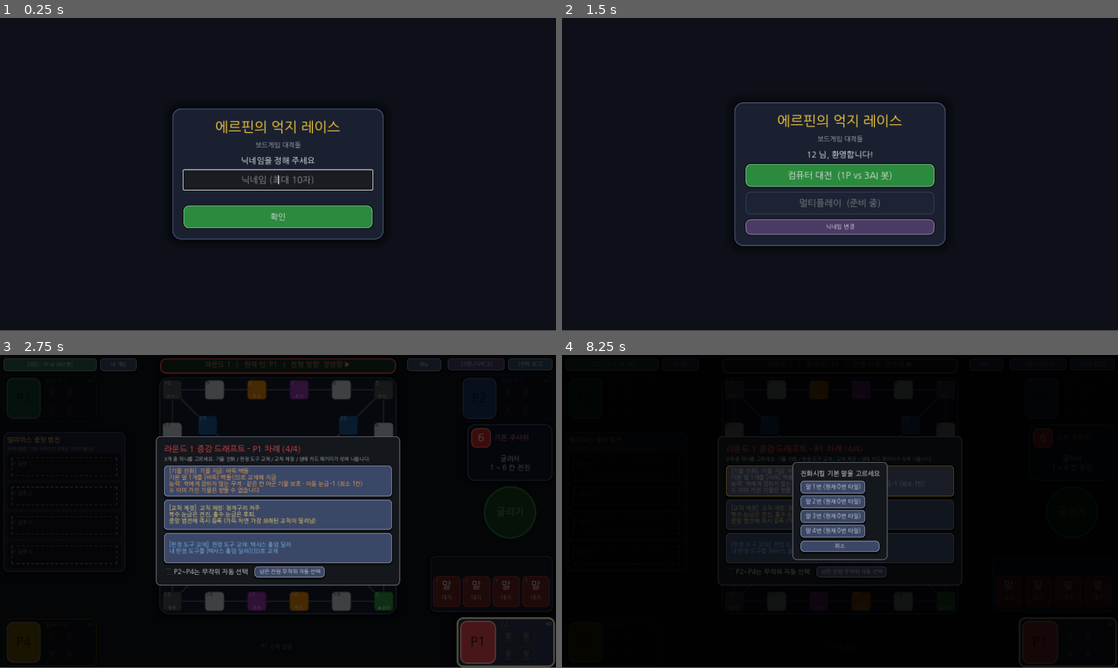
Above: before the commit, frames 1-4 (two rows, left to right).
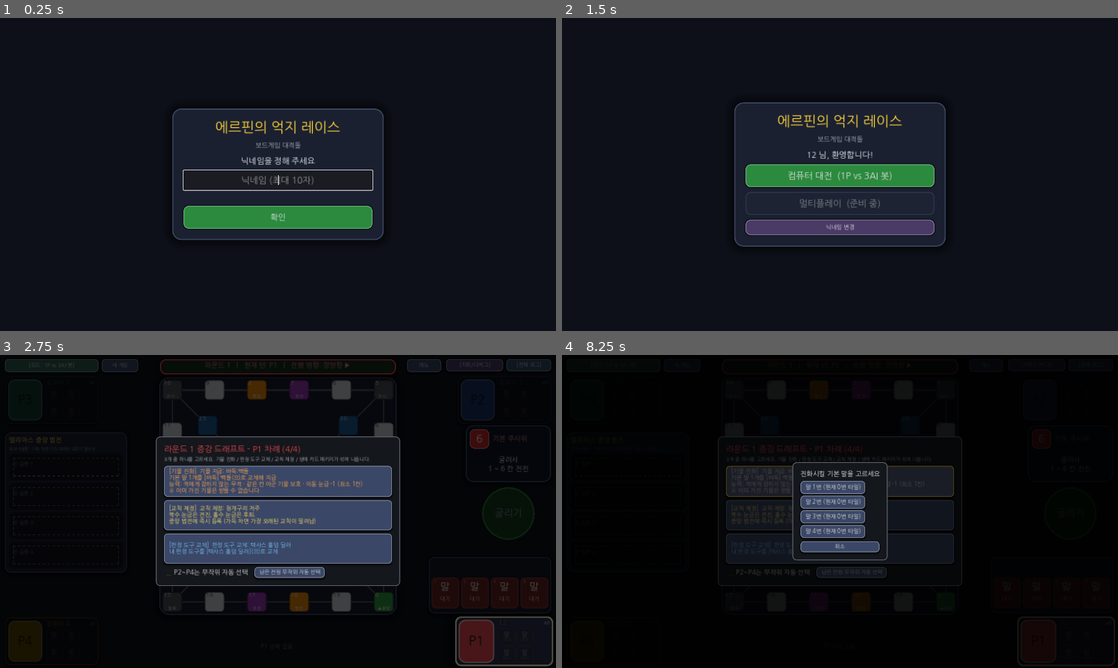
Above: after the commit, the same moments.

Repository: mayjohn66-cmd/TRG
Game: Godot game, scene res://scenes/start_menu.tscn
The game is run twice, just before and just after one commit, with the same random seed, the same clock (stepped at 60 frames per second) and the same inputs.
Inputs (mouse positions are in pixels of both pictures, inside the frame that each line leads up to):
- Up to frame 1 (0.25 s): no input
- Up to frame 2 (1.5 s): click (840, 180) at 0.52 s; type "12" at 0.6 s; click "확인" at 1.25 s
- Up to frame 3 (2.75 s): click "컴퓨터 대전 (1P vs 3AI 봇)" at 2 s
- Up to frame 4 (8.25 s): click "새 게임" at 2.75 s; click "새 게임" at 3.5 s; click "[모드: 1P vs 3AI 봇]" at 4.25 s; click "[모드: 1P vs 3AI 봇]" at 5 s; click "메뉴" at 5.75 s; click "[치트/디버그]" at 6.5 s; click "[전체 로그]" at 7.25 s; click "[기물 진화] 기물 지급: 바둑:백돌 기본 말 1개를…" at 8 s
In our replay, the window is 800x449 before the commit and 800x450 after it. These sizes can differ from the game's own. Grey fills any space a smaller window leaves; there, only what the larger window draws over its background counts as a difference.

The runs differ from the first frame. In frame 1, 0.9% of the frame differs, in the area x 31-69%, y 28-71%; in frame 2, 1.2%; in frame 3, 4.5%, in the area x 0-100%, y 1-100%; in frame 4, 1.0%.

Commit message:
화면 비율 대응: stretch expand, 좌/중/우 묶음 배치, 안전 여백 12px
Co-Authored-By: Claude Sonnet 5.5 <noreply@anthropic.com>
Claude-Session: https://claude.ai/code/session_01HvvTBBGdmqrXHkL2GAw3GJ

Diff:
--- a/project.godot
+++ b/project.godot
@@ -11,7 +11,7 @@
 window/size/viewport_width=1366
 window/size/viewport_height=768
 window/stretch/mode="canvas_items"
-window/stretch/aspect="keep"
+window/stretch/aspect="expand"
 window/handheld/orientation=0
 
 [gui]
--- a/scenes/main_board.gd
+++ b/scenes/main_board.gd
@@ -28,10 +28,10 @@
 const PAWN_SLOT_SIZE: float = 38.0
 ## 프로필 HUD 카드의 모서리 위치(코너 번호): 0 우하단(로컬 플레이어) / 1 우상단 / 2 좌상단 / 3 좌하단 (출발선 0번이 우하단이라 반시계 턴 순서와 같다).
 const CORNER_POSITIONS: Array[Vector2] = [
-	Vector2(1128, 648),
-	Vector2(1128, 48),
-	Vector2(8, 48),
-	Vector2(8, 648),
+	Vector2(1124, 644),
+	Vector2(1124, 52),
+	Vector2(12, 52),
+	Vector2(12, 644),
 ]
 ## 카드 독 안에서 카드가 놓이는 기준 y (호버 시 15px 솟아오른다).
 const DOCK_CARD_Y: float = 6.0
@@ -233,6 +233,17 @@
 var _bot: BotController = null
 var _mode_toggle: Button = null
 var _menu_button: Button = null
+## 창 비율 대응: 디자인 기준 1366x768 화면의 왼쪽 묶음 / 가운데 묶음(보드) / 오른쪽 묶음을 창이 넓거나 높을 때 각자 밀어 배치한다.
+const DESIGN_SIZE: Vector2 = Vector2(1366, 768)
+## 화면 가장자리에서 띄우는 안전 여백(px). 모서리가 둥근 폰·베젤에서 UI가 잘려 보이지 않게 한다.
+const SAFE_MARGIN: float = 12.0
+var _layout_entries: Array[Dictionary] = []
+var _off_left: Vector2 = Vector2.ZERO
+var _off_center: Vector2 = Vector2.ZERO
+var _off_right: Vector2 = Vector2.ZERO
+var _law_panel: PanelContainer = null
+var _plate: Panel = null
+var _action_row: HFlowContainer = null
 
 var _choice_overlay: Control = null
 var _draft_overlay: Control = null
@@ -267,7 +278,7 @@
 	_build_ui()
 	_new_game()
 	var mobile := MobileSupport.new()
-	mobile.button_position = Vector2(1000, 46)
+	mobile.button_position = Vector2(1000, 48)
 	add_child(mobile)
 
 
@@ -354,7 +365,7 @@
 		var view: Node2D = _pawn_views.get(pawn.entity_id)
 		if view == null or not view.visible:
 			continue
-		var distance: float = view.position.distance_to(mouse)
+		var distance: float = (view.position + _pawn_layer.position).distance_to(mouse)
 		if distance < best:
 			best = distance
 			found = pawn.entity_id
@@ -470,6 +481,7 @@
 
 	# 보드판 받침: 화면 정중앙의 둥근 판
 	var plate := Panel.new()
+	_plate = plate
 	plate.position = PLATE_POS
 	plate.size = PLATE_SIZE
 	plate.mouse_filter = Control.MOUSE_FILTER_IGNORE
@@ -496,12 +508,66 @@
 	_build_drop_zone()
 	_build_aim_layer()
 	_build_hover_tip()
+	_register_layout()
+	get_viewport().size_changed.connect(_apply_layout)
+	_apply_layout()
 
 
 ## 상단 중앙 리본 배너(슬림): 라운드 / 현재 턴 / 진행 방향 한 줄. 이벤트는 중앙 알림과 전체 로그가 맡는다.
+## 어느 묶음에 속하는지 등록해 둔다: 0 왼쪽 / 1 가운데(보드) / 2 오른쪽. 기준 위치(base)에 묶음 오프셋을 더해 배치한다.
+func _register_layout() -> void:
+	_layout_entries.clear()
+	var left: Array = [_law_panel, _mode_toggle, _new_game_button]
+	var center: Array = [_ribbon, _board_layer, _pawn_layer, _dock, _dock_tabs, _drop_zone, _aim_layer, _pick_banner, _pick_cancel]
+	var right: Array = [_tool_board, _roll_button, _action_row, _pawn_bar, _power_bar, _power_label, _menu_button, _debug_toggle, _log_toggle, _debug_box, _log_panel]
+	for index: int in PLAYER_IDS.size():
+		var player_id: int = PLAYER_IDS[index]
+		var panel: Control = _profiles[player_id]["panel"]
+		(left if corner_of_player(player_id) >= 2 else right).append(panel)
+	for node: Variant in left:
+		_layout_entries.append({"node": node, "base": (node as CanvasItem).position, "group": 0})
+	for node: Variant in center:
+		_layout_entries.append({"node": node, "base": (node as CanvasItem).position, "group": 1})
+	for node: Variant in right:
+		_layout_entries.append({"node": node, "base": (node as CanvasItem).position, "group": 2})
+	# 배경 위 플레이트는 _build_ui에서 만든 지역 변수라 보드 레이어 쪽에서 함께 옮긴다.
+
+
+## 창이 디자인 크기(1366x768)보다 넓거나 높으면 남는 공간을 묶음별로 나눠 쓴다: 왼쪽 묶음은 왼쪽 끝, 오른쪽 묶음은 오른쪽 끝에 붙고 보드는 가운데에 선다. 세로는 모두 가운데 정렬.
+func _apply_layout() -> void:
+	# 창이 없는 환경(헤드리스 테스트)에서는 창 크기가 0이라 디자인 크기를 그대로 쓴다.
+	var window_size: Vector2i = DisplayServer.window_get_size()
+	layout_for(get_viewport_rect().size if window_size.x > 0 and window_size.y > 0 else DESIGN_SIZE)
+
+
+## 주어진 화면 크기에 맞춰 묶음 배치를 적용한다 (테스트가 여러 비율을 직접 넣어 볼 수 있다).
+func layout_for(viewport_size: Vector2) -> void:
+	var extra: Vector2 = Vector2(maxf(viewport_size.x - DESIGN_SIZE.x, 0.0), maxf(viewport_size.y - DESIGN_SIZE.y, 0.0))
+	_off_left = Vector2(0.0, extra.y / 2.0)
+	_off_center = Vector2(extra.x / 2.0, extra.y / 2.0)
+	_off_right = Vector2(extra.x, extra.y / 2.0)
+	for entry: Dictionary in _layout_entries:
+		var node: CanvasItem = entry["node"]
+		if node == null or not is_instance_valid(node):
+			continue
+		var offset: Vector2 = [_off_left, _off_center, _off_right][int(entry["group"])]
+		node.position = (entry["base"] as Vector2) + offset
+	if _plate != null:
+		_plate.position = PLATE_POS + _off_center
+	if _announcer != null:
+		_announcer.center = _board_center()
+	if _presenter != null:
+		_presenter.center = _board_center() - Vector2(0, 38)
+
+
+## 보드 한가운데의 화면 좌표 (창 비율 오프셋 포함).
+func _board_center() -> Vector2:
+	return BOARD_ORIGIN + Vector2(BOARD_SIZE, BOARD_SIZE) / 2.0 + _off_center
+
+
 func _build_ribbon() -> void:
 	_ribbon = PanelContainer.new()
-	_ribbon.position = Vector2(393, 8)
+	_ribbon.position = Vector2(393, 10)
 	_ribbon.custom_minimum_size = Vector2(580, 38)
 	_ribbon.size = Vector2(580, 38)
 	_ribbon.mouse_filter = Control.MOUSE_FILTER_IGNORE
@@ -607,7 +673,8 @@
 ## 좌측 중앙 '엘리아스 중앙 법전' 위젯: 4개의 둥근 카드형 슬롯 (빈 슬롯은 점선 테두리, 활성 교칙은 명패).
 func _build_law_board() -> void:
 	var panel := PanelContainer.new()
-	panel.position = Vector2(8, 190)
+	_law_panel = panel
+	panel.position = Vector2(SAFE_MARGIN, 190)
 	panel.custom_minimum_size = Vector2(300, 0)
 	panel.add_theme_stylebox_override("panel", _style(COLOR_PANEL, COLOR_PANEL_EDGE, 2, 14, 10, 10))
 	add_child(panel)
@@ -660,7 +727,7 @@
 ## 우측 중앙 판정 도구 카드(고정 210x250 세로형): 상단에 48x48 심볼 + 도구 이름, 가운데에 전진 규칙 한두 줄만 크게.
 func _build_tool_board() -> void:
 	_tool_board = PanelContainer.new()
-	_tool_board.position = Vector2(1148, 170)
+	_tool_board.position = Vector2(1144, 172)
 	_tool_board.custom_minimum_size = Vector2(210, 140)
 	_tool_board.size = Vector2(210, 140)
 	_tool_board.mouse_filter = Control.MOUSE_FILTER_IGNORE
@@ -740,11 +807,11 @@
 	add_child(_pick_cancel)
 	_new_game_button = _make_button("새 게임", _new_game, 12, Color("3b4766"), 8)
 	_menu_button = _make_button("메뉴", _on_menu_pressed, 12, Color("3b4766"), 8)
-	_menu_button.position = Vector2(1000, 8)
+	_menu_button.position = Vector2(1000, 10)
 	_menu_button.size = Vector2(84, 32)
 	_menu_button.tooltip_text = "처음 화면(닉네임·모드 선택)으로 돌아갑니다."
 	add_child(_menu_button)
-	_new_game_button.position = Vector2(246, 8)
+	_new_game_button.position = Vector2(250, 10)
 	_new_game_button.size = Vector2(90, 32)
 	add_child(_new_game_button)
 
@@ -752,7 +819,7 @@
 ## 우측 중앙의 큼직한 둥근 [굴리기] 버튼(모두의 마블 방식)과 그 아래의 멈추기·개입 패스·폭탄 떠넘기기 버튼.
 func _build_action_bar() -> void:
 	_roll_button = _make_button("굴리기", _on_roll_pressed, 24, Color("2b8a3e"), 60)
-	_roll_button.position = Vector2(1188, 322)
+	_roll_button.position = Vector2(1184, 324)
 	_roll_button.size = Vector2(130, 130)
 	_roll_button.custom_minimum_size = Vector2(130, 130)
 	_apply_round_button_style(_roll_button, Color("2b8a3e"))
@@ -761,7 +828,8 @@
 	_roll_button.button_up.connect(_on_roll_button_up)
 	add_child(_roll_button)
 	var action_row := HFlowContainer.new()
-	action_row.position = Vector2(1138, 462)
+	_action_row = action_row
+	action_row.position = Vector2(1134, 464)
 	action_row.size = Vector2(220, 30)
 	action_row.alignment = FlowContainer.ALIGNMENT_CENTER
 	action_row.add_theme_constant_override("h_separation", 6)
@@ -780,7 +848,7 @@
 
 	# 개입 창에서는 카드 독 위에 '카드를 낼 수 있는 플레이어' 탭이 뜬다.
 	_dock_tabs = HBoxContainer.new()
-	_dock_tabs.position = Vector2(250, 644)
+	_dock_tabs.position = Vector2(250, 640)
 	_dock_tabs.size = Vector2(860, 28)
 	_dock_tabs.alignment = BoxContainer.ALIGNMENT_CENTER
 	_dock_tabs.add_theme_constant_override("separation", 6)
@@ -806,8 +874,8 @@
 ## 하단 정중앙 TCG 스타일 카드 독. 카드는 _refresh_hands()가 채운다.
 func _build_dock() -> void:
 	_dock = Control.new()
-	_dock.position = Vector2(250, 650)
-	_dock.size = Vector2(860, 118)
+	_dock.position = Vector2(250, 648)
+	_dock.size = Vector2(860, 108)
 	_dock.mouse_filter = Control.MOUSE_FILTER_IGNORE
 	add_child(_dock)
 
@@ -830,11 +898,11 @@
 ## 우측 상단의 [치트/디버그] / [전체 로그] 버튼과, 눌렀을 때만 우측에서 열리는 오버레이 서랍 두 개.
 func _build_drawers() -> void:
 	_debug_toggle = _make_button("[치트/디버그]", _on_debug_toggle_pressed, 13, Color("4a3a66"), 8)
-	_debug_toggle.position = Vector2(1100, 8)
+	_debug_toggle.position = Vector2(1096, 10)
 	_debug_toggle.size = Vector2(140, 30)
 	add_child(_debug_toggle)
 	_log_toggle = _make_button("[전체 로그]", _on_log_toggle_pressed, 13, Color("2f4a66"), 8)
-	_log_toggle.position = Vector2(1248, 8)
+	_log_toggle.position = Vector2(1244, 10)
 	_log_toggle.size = Vector2(110, 30)
 	add_child(_log_toggle)
 
@@ -1699,7 +1767,7 @@
 
 
 func _board_rect() -> Rect2:
-	return Rect2(PLATE_POS, PLATE_SIZE)
+	return Rect2(PLATE_POS + _off_center, PLATE_SIZE)
 
 
 ## 화면 좌표 아래의 보드 타일 번호. 없으면 -1.
@@ -1728,7 +1796,7 @@
 	_zoom_view.z_index = 30
 	_zoom_view.custom_minimum_size = Vector2(240, 340)
 	_zoom_view.size = Vector2(240, 340)
-	_zoom_view.position = Vector2(563, 262)
+	_zoom_view.position = Vector2(563, 262) + _off_center
 	_zoom_view.add_theme_stylebox_override("panel", _style(Color("20263a"), accent, 5, 18, 28, 14))
 	_zoom_view.gui_input.connect(func(event: InputEvent) -> void:
 		var click: InputEventMouseButton = event as InputEventMouseButton
@@ -1902,7 +1970,7 @@
 		var view: Node2D = _pawn_views.get(pawn.entity_id)
 		if view == null or not view.visible:
 			continue
-		var distance: float = view.position.distance_to(pointer)
+		var distance: float = (view.position + _pawn_layer.position).distance_to(pointer)
 		if distance < best:
 			best = distance
 			found = pawn.entity_id
@@ -1932,7 +2000,7 @@
 
 func _build_pawn_dock() -> void:
 	_pawn_bar = Panel.new()
-	_pawn_bar.position = Vector2(1058, 494)
+	_pawn_bar.position = Vector2(1054, 496)
 	_pawn_bar.size = Vector2(300, 138)
 	_pawn_bar.mouse_filter = Control.MOUSE_FILTER_IGNORE
 	_pawn_bar.add_theme_stylebox_override("panel", _style(Color("131826"), COLOR_PANEL_EDGE, 2, 12, 8, 0))
@@ -2500,7 +2568,7 @@
 	ghost.color = color
 	ghost.position = from
 	ghost.z_index = 18
-	add_child(ghost)
+	_pawn_layer.add_child(ghost)
 	var tween: Tween = create_tween()
 	tween.set_parallel(true)
 	tween.tween_property(ghost, "position", from + direction * 900.0, 0.6).set_trans(Tween.TRANS_QUAD).set_ease(Tween.EASE_IN)
@@ -3102,8 +3170,7 @@
 	_center_label.text = text
 	_center_label.add_theme_color_override("font_color", color)
 	_center_banner.reset_size()
-	var board_center: Vector2 = BOARD_ORIGIN + Vector2(BOARD_SIZE, BOARD_SIZE) / 2.0
-	_center_banner.position = board_center - _center_banner.size / 2.0
+	_center_banner.position = _board_center() - _center_banner.size / 2.0
 	_center_banner.modulate = Color.WHITE
 	_center_banner.visible = true
 	if _center_banner.has_meta("fade"):
@@ -3120,7 +3187,7 @@
 ## 파워 게이지(굴림 버튼 위)와 판정 도구 연출기를 만든다.
 func _build_roll_fx() -> void:
 	_power_bar = ProgressBar.new()
-	_power_bar.position = Vector2(1148, 446)
+	_power_bar.position = Vector2(1144, 448)
 	_power_bar.size = Vector2(210, 14)
 	_power_bar.min_value = 0.0
 	_power_bar.max_value = 100.0
@@ -3131,7 +3198,7 @@
 	_power_bar.add_theme_stylebox_override("fill", _style(Color("51cf66"), Color("fff3bf"), 2, 7, 0, 0))
 	add_child(_power_bar)
 	_power_label = _make_label("POWER 0%", 12, Color("fff3bf"))
-	_power_label.position = Vector2(1148, 444)
+	_power_label.position = Vector2(1144, 446)
 	_power_label.size = Vector2(210, 18)
 	_power_label.z_index = 2
 	_power_label.horizontal_alignment = HORIZONTAL_ALIGNMENT_CENTER
@@ -3140,7 +3207,6 @@
 	_presenter = RollPresenter.new()
 	add_child(_presenter)
 	_announcer = EventAnnouncer.new()
-	_announcer.center = BOARD_ORIGIN + Vector2(BOARD_SIZE, BOARD_SIZE) / 2.0
 	add_child(_announcer)
 	_announcer.drained.connect(func() -> void:
 		if state != null:
@@ -3235,7 +3301,7 @@
 ## 좌상단 모드 토글: [모드: 1P vs 3AI 봇] / [모드: 4P 수동 조작]. 게임 중에도 언제든 바꿀 수 있다.
 func _build_mode_toggle() -> void:
 	_mode_toggle = _make_button("", _on_mode_toggle_pressed, 13, Color("2f5d50"), 8)
-	_mode_toggle.position = Vector2(8, 8)
+	_mode_toggle.position = Vector2(12, 10)
 	_mode_toggle.size = Vector2(230, 32)
 	_mode_toggle.tooltip_text = "AI 대전: P1만 직접 조작하고 P2~P4는 봇이 플레이합니다. 4P 수동 조작: 한 화면에서 모두 직접 조작합니다."
 	add_child(_mode_toggle)
--- a/scenes/roll_presenter.gd
+++ b/scenes/roll_presenter.gd
@@ -26,6 +26,8 @@
 ## 연출이 끝난 뒤 화면에 남은 최종 표시 문자열 (테스트가 엔진 결과와 대조한다).
 var last_display: String = ""
 var active: bool = false
+## 연출 패널이 가운데 정렬될 화면 좌표 (창 비율에 따라 MainBoard가 갱신한다).
+var center: Vector2 = Vector2(683.0, 308.0)
 
 var _mode: StringName = &""
 var _t: float = 0.0
@@ -136,7 +138,7 @@
 ## 화면 정중앙(보드 한가운데)으로 위치를 맞춘다.
 func _position_center() -> void:
 	reset_size()
-	position = Vector2(683.0, 308.0) - size / 2.0
+	position = center - size / 2.0
 
 
 func _process(delta: float) -> void:
--- a/tests/ui_fx_test.gd
+++ b/tests/ui_fx_test.gd
@@ -47,6 +47,7 @@
 	await _test_gauge_and_lock()
 	await _test_instant_flag()
 	await _test_announcer()
+	await _test_aspect_layout()
 	await _test_hud_overhaul()
 	await _test_bot_pacing()
 	if _failures.is_empty():
@@ -242,6 +243,27 @@
 	_board.instant_roll_for_test = false
 
 
+## 창 비율 대응: 넓은 창이면 오른쪽 묶음은 오른쪽 끝으로, 보드는 가운데로, 왼쪽은 그대로. 높은 창이면 모두 세로 가운데로.
+func _test_aspect_layout() -> void:
+	var board: MainBoard = _board
+	var right_panel: Control = board._tool_board
+	var left_panel: Control = board._law_panel
+	var plate_x: float = board._plate.position.x
+	var base_right: float = right_panel.position.x - board._off_right.x
+	var base_left: float = left_panel.position.x - board._off_left.x
+	board.layout_for(Vector2(1666, 768))
+	_expect(is_equal_approx(right_panel.position.x, base_right + 300.0) and is_equal_approx(left_panel.position.x, base_left), "넓은 창: 오른쪽 묶음은 끝으로, 왼쪽은 그대로")
+	_expect(is_equal_approx(board._plate.position.x, MainBoard.PLATE_POS.x + 150.0), "넓은 창: 보드는 가운데로 (%s)" % str(board._plate.position))
+	var shifted: Vector2 = board._board_center()
+	_expect(is_equal_approx(shifted.x, 683.0 + 150.0 - (683.0 - (MainBoard.BOARD_ORIGIN.x + MainBoard.BOARD_SIZE / 2.0))), "알림·배너 중심이 보드를 따라간다")
+	board.layout_for(Vector2(1366, 968))
+	_expect(is_equal_approx(board._plate.position.y, MainBoard.PLATE_POS.y + 100.0) and is_equal_approx(right_panel.position.x, base_right), "높은 창: 세로 가운데 정렬")
+	board.layout_for(Vector2(1000, 600))
+	_expect(is_equal_approx(board._plate.position.x, MainBoard.PLATE_POS.x), "디자인보다 작은 창은 오프셋 0 (엔진이 축소)")
+	board.layout_for(Vector2(1366, 768))
+	_expect(is_equal_approx(plate_x, board._plate.position.x), "원래 크기로 돌아온다")
+
+
 ## 좌석 상대 매핑·판정 도구 전광판·기물 독과 0.35초 호버 툴팁·카드 클릭 확대·드래그 앤 드롭 발동.
 func _test_hud_overhaul() -> void:
 	var manager: TurnManager = _board.manager
Not shown, changed: docs/EDGE_CASE_SPEC.md
Not shown, changed: docs/GDD_TDD_Master.md
